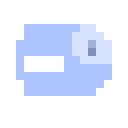
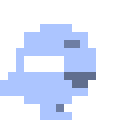
Revision of a layered 128x128 image; what changed, layer by layer:
painted on "Layer 2" over [72, 24, 112, 64]
renamed "Layer 1" to "Layer 3", painted on it over [0, 24, 112, 120]
